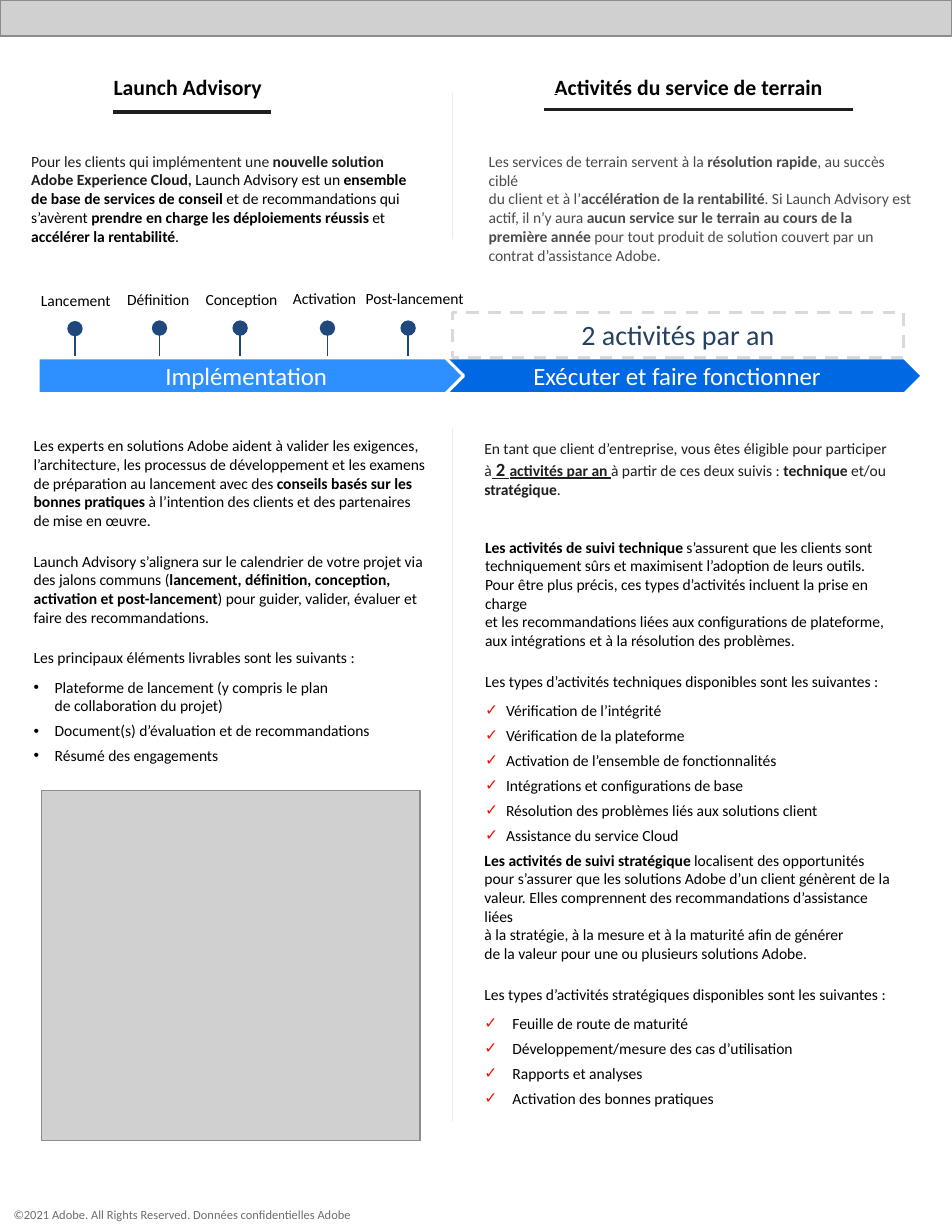
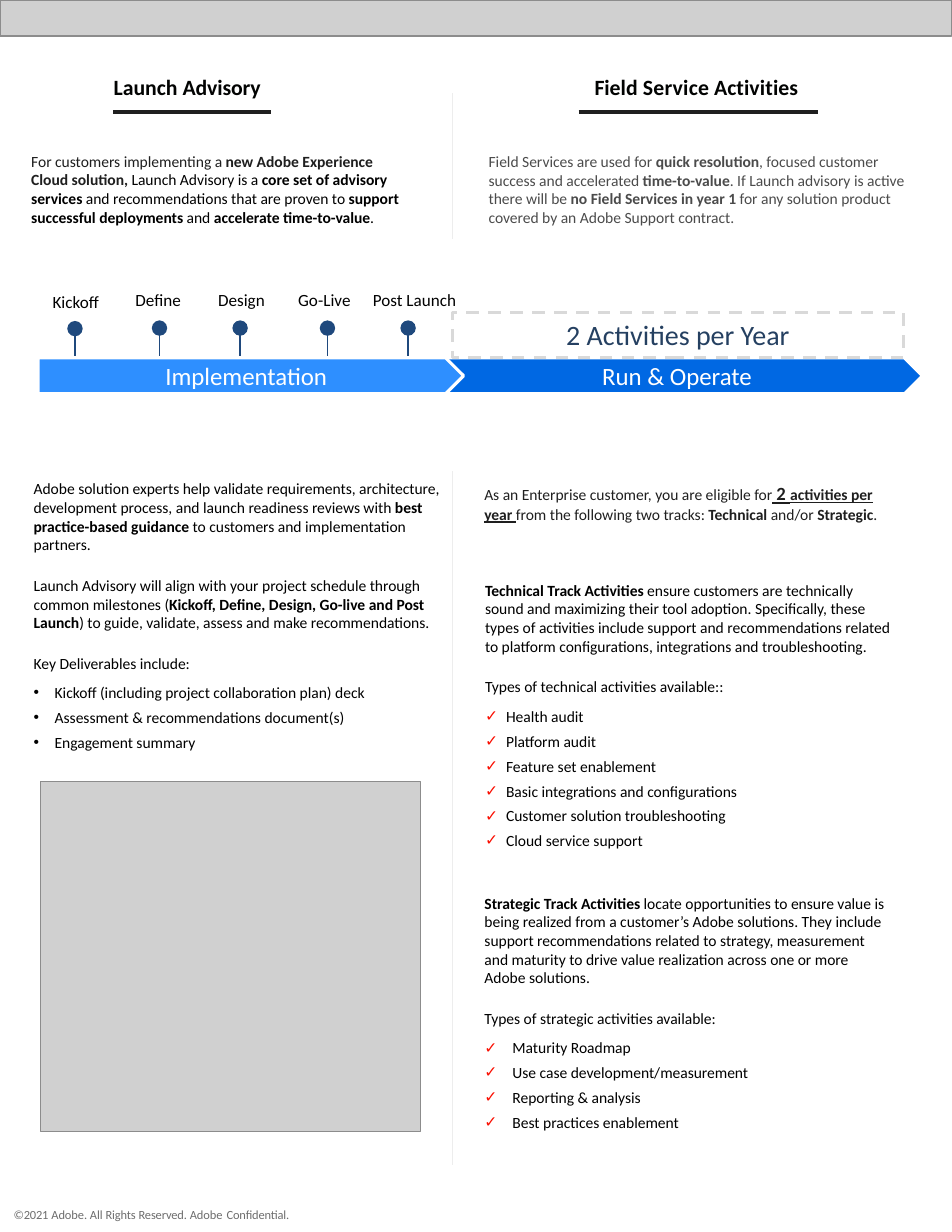
Before and after one commit to AdobeDocs/support-resources.fr-FR, a slide deck: slide 3 of help/data-sheets/assets/EnterpriseSupportDatasheet.pptx. Drawn at 952x1232 pixels with LibreOffice and Linux fonts; fonts in the diff are those of the drawing; grey boxes stand for pictures. Boxes give left, top, right and bottom in pixels: in the first picture for what was removed or moved away, otherwise in the second. Text is boxed around its words. In the diff, an @@ line names an element or a change of style, - is before the commit and + after.

```diff
--- a/help/data-sheets/assets/EnterpriseSupportDatasheet.pptx
+++ b/help/data-sheets/assets/EnterpriseSupportDatasheet.pptx
@@ text at <box>595,79,798,95</box>: text changed @@
-Activités du service de terrain
+Field Service Activities
@@ freeform shape: place and size @@
-freeform shape at <box>544,110,853,121</box>
+freeform shape at <box>579,112,819,119</box>
@@ text at <box>31,156,399,226</box>: text changed @@
-Pour les clients qui implémentent une nouvelle solution Adobe Experience Cloud, Launch Advisory est un ensemble de base de services de conseil et de recommandations qui s’avèrent prendre en charge les déploiements réussis et accélérer la rentabilité.
+For customers implementing a new Adobe Experience Cloud solution, Launch Advisory is a core set of advisory services and recommendations that are proven to support successful deployments and accelerate time-to-value.
@@ text at <box>489,156,904,226</box>: text changed @@
-Les services de terrain servent à la résolution rapide, au succès ciblé
-du client et à l’accélération de la rentabilité. Si Launch Advisory est actif, il n’y aura aucun service sur le terrain au cours de la première année pour tout produit de solution couvert par un contrat d’assistance Adobe.
+Field Services are used for quick resolution, focused customer success and accelerated time-to-value. If Launch advisory is active there will be no Field Services in year 1 for any solution product covered by an Adobe Support contract.
@@ text at <box>53,296,99,308</box>: text changed; size 10 to 11 pt @@
-Lancement
+Kickoff
@@ text at <box>135,294,180,306</box>: text changed; size 10 to 11 pt @@
-Définition
+Define
@@ text at <box>218,294,265,309</box>: text changed; size 10 to 11 pt @@
-Conception
+Design
@@ text at <box>298,294,350,306</box>: text changed; size 10 to 11 pt @@
-Activation
+Go-Live
@@ text at <box>373,294,456,306</box>: text changed; size 10 to 11 pt @@
-Post-lancement
+Post Launch
@@ text in rectangle at <box>566,325,790,350</box>: text changed @@
-2 activités par an
+2 Activities per Year
@@ text in pentagon arrow at <box>165,367,327,389</box>: text changed @@
-Implémentation
+Implementation
@@ text in pentagon arrow at <box>602,369,752,389</box>: text changed @@
-Exécuter et faire fonctionner
+Run & Operate
@@ freeform shape: place and size @@
-freeform shape at <box>452,428,458,1122</box>
+freeform shape at <box>452,470,458,1165</box>
@@ text at <box>34,483,439,751</box>: text changed @@
-Les experts en solutions Adobe aident à valider les exigences, l’architecture, les processus de développement et les examens
-de préparation au lancement avec des conseils basés sur les bonnes pratiques à l’intention des clients et des partenaires
-de mise en œuvre.
-Launch Advisory s’alignera sur le calendrier de votre projet via des jalons communs (lancement, définition, conception, activation et post-lancement) pour guider, valider, évaluer et faire des recommandations.
-Les principaux éléments livrables sont les suivants :
-• Plateforme de lancement (y compris le plan
-  de collaboration du projet)
-• Document(s) d’évaluation et de recommandations
-• Résumé des engagements
+Adobe solution experts help validate requirements, architecture, development process, and launch readiness reviews with best practice-based guidance to customers and implementation partners.
+Launch Advisory will align with your project schedule through common milestones (Kickoff, Define, Design, Go-live and Post Launch) to guide, validate, assess and make recommendations.
+Key Deliverables include:
+• Kickoff (including project collaboration plan) deck
+• Assessment & recommendations document(s)
+• Engagement summary
@@ text at <box>484,488,877,523</box>: text changed @@
-En tant que client d’entreprise, vous êtes éligible pour participer
-à 2 activités par an à partir de ces deux suivis : technique et/ou stratégique.
+As an Enterprise customer, you are eligible for 2 activities per year from the following two tracks: Technical and/or Strategic.
@@ text at <box>485,585,890,849</box>: text changed @@
-Les activités de suivi technique s’assurent que les clients sont techniquement sûrs et maximisent l’adoption de leurs outils. Pour être plus précis, ces types d’activités incluent la prise en charge
-et les recommandations liées aux configurations de plateforme,
-aux intégrations et à la résolution des problèmes.
-Les types d’activités techniques disponibles sont les suivantes :
-✓ Vérification de l’intégrité
-✓ Vérification de la plateforme
-✓ Activation de l’ensemble de fonctionnalités
-✓ Intégrations et configurations de base
-✓ Résolution des problèmes liés aux solutions client
-✓ Assistance du service Cloud
+Technical Track Activities ensure customers are technically sound and maximizing their tool adoption. Specifically, these types of activities include support and recommendations related to platform configurations, integrations and troubleshooting.
+Types of technical activities available::
+✓ Health audit
+✓ Platform audit
+✓ Feature set enablement
+✓ Basic integrations and configurations
+✓ Customer solution troubleshooting
+✓ Cloud service support
@@ picture: place and size @@
-picture at <box>41,791,420,1140</box>
+picture at <box>41,782,421,1131</box>
@@ text at <box>484,898,885,1131</box>: text changed @@
-Les activités de suivi stratégique localisent des opportunités pour s’assurer que les solutions Adobe d’un client génèrent de la valeur. Elles comprennent des recommandations d’assistance liées
-à la stratégie, à la mesure et à la maturité afin de générer
-de la valeur pour une ou plusieurs solutions Adobe.
-Les types d’activités stratégiques disponibles sont les suivantes :
-✓ Feuille de route de maturité
-✓ Développement/mesure des cas d’utilisation
-✓ Rapports et analyses
-✓ Activation des bonnes pratiques
+Strategic Track Activities locate opportunities to ensure value is being realized from a customer’s Adobe solutions. They include support recommendations related to strategy, measurement and maturity to drive value realization across one or more Adobe solutions.
+Types of strategic activities available:
+✓ Maturity Roadmap
+✓ Use case development/measurement
+✓ Reporting & analysis
+✓ Best practices enablement
@@ text at <box>14,1210,290,1221</box>: text changed @@
-©2021 Adobe. All Rights Reserved. Données confidentielles Adobe
+©2021 Adobe. All Rights Reserved. Adobe Confidential.
```
Also in this commit, not shown: 1 other slide changed, 2 slides added, 2 slides removed, 7 other files.
